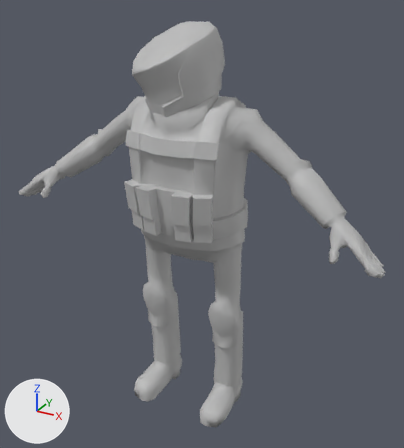
Before and after pictures for a commit that changed the FBX model Assets/DropZone/Characters/Squaddie/SideArm_Idles.fbx.
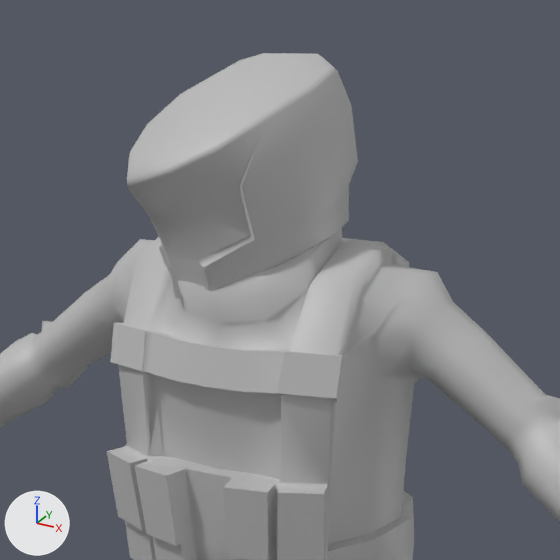
Old and new are each drawn whole from a 50 mm camera at (1.239, -2.117, 2.09) aimed at (0.045, 0.055, 1.005) and again close up on the part from 20% to 76% of the width and 0% to 50% of the height. The lights are fixed; the arrows at lower left show +X, +Y and +Z. Where no turn or scale is listed for an object, it has been applied to the vertices.

Script lines for the objects in view, before the commit:
```python
me_mesh = bpy.data.meshes.new('Mesh')
me_mesh.from_pydata(...)  # 1271 vertices, 1330 faces; spans x -0.94..0.94, y -0.24..0.27, z 0.01..1.73
me_mesh.materials.append(mat_squaddie_matbody)  # grey #bcbcbc
me_mesh_001 = bpy.data.meshes.new('Mesh.001')
me_mesh_001.from_pydata(...)  # 124 vertices, 132 faces; spans x -15.8..15.8, y 157.0..196.0, z -20.4..21.7
me_mesh_001.materials.append(mat_squaddie_mathead)  # grey #bcbcbc
ob_squaddie_body = bpy.data.objects.new('Squaddie:Body', me_mesh)
ob_squaddie_body.location = (0.0, 0.0, 0.0)
ob_squaddie_head = bpy.data.objects.new('Squaddie:Head', me_mesh_001)
ob_squaddie_head.parent = ob_squaddie_geogroup
ob_squaddie_head.location = (-7.318, -3.172, -2.568)
ob_squaddie_head.rotation_euler = (0.0359, -0.499, -0.0459)  # degrees (2.1, -29, -2.6)
```
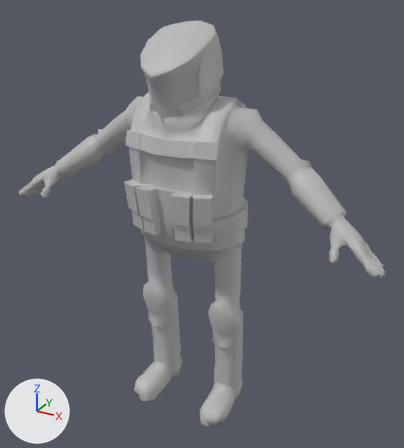
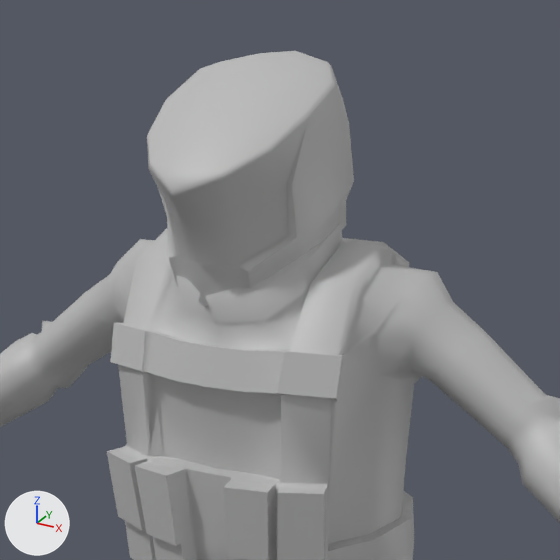
Changed parts and their boxes [x1, y1, x2, y2] in the close-ups (560 x 560 px):
'Squaddie:Head', moved, turned
    before: [127, 53, 358, 298]
    after: [147, 51, 354, 307]

The change, as a diff of the scene's bpy script:
```diff
--- a/Assets/DropZone/Characters/Squaddie/SideArm_Idles.fbx.py
+++ b/Assets/DropZone/Characters/Squaddie/SideArm_Idles.fbx.py
@@ ob_squaddie_head @@
 ob_squaddie_head.parent = ob_squaddie_geogroup
-ob_squaddie_head.location = (-7.318, -3.172, -2.568)
-ob_squaddie_head.rotation_euler = (0.0359, -0.499, -0.0459)  # degrees (2.1, -29, -2.6)
+ob_squaddie_head.location = (-5.931, -3.191, -2.139)
+ob_squaddie_head.rotation_euler = (0.0315, -0.0485, -0.0303)  # degrees (1.8, -2.8, -1.7)
```
